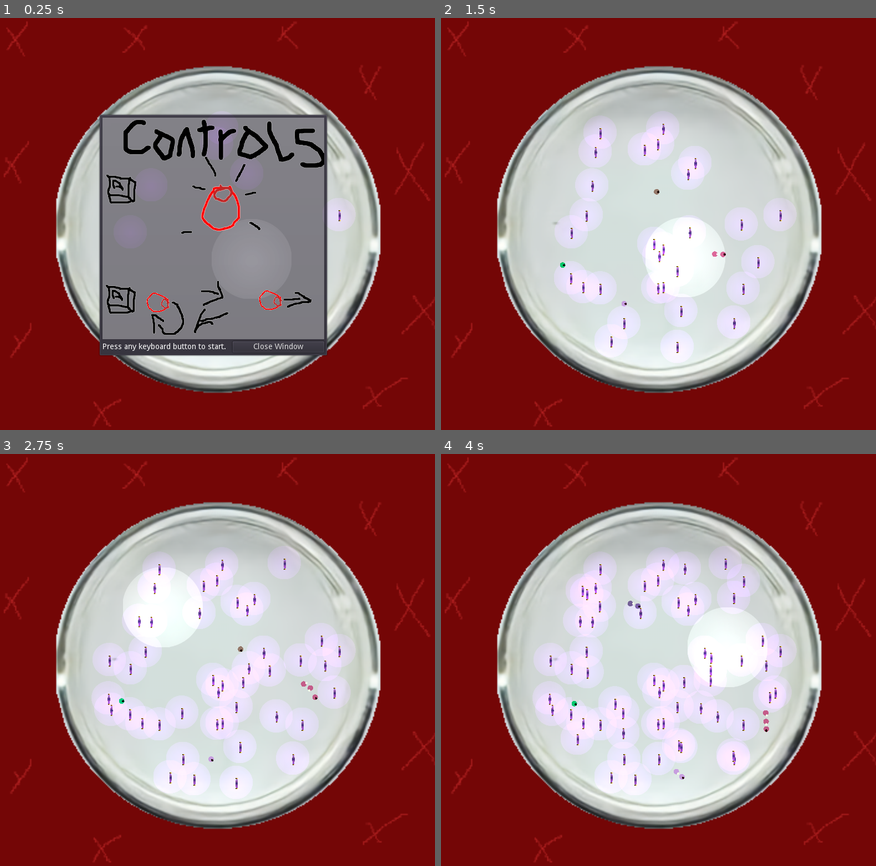
Above: before the commit, frames 1-4 (two rows, left to right).
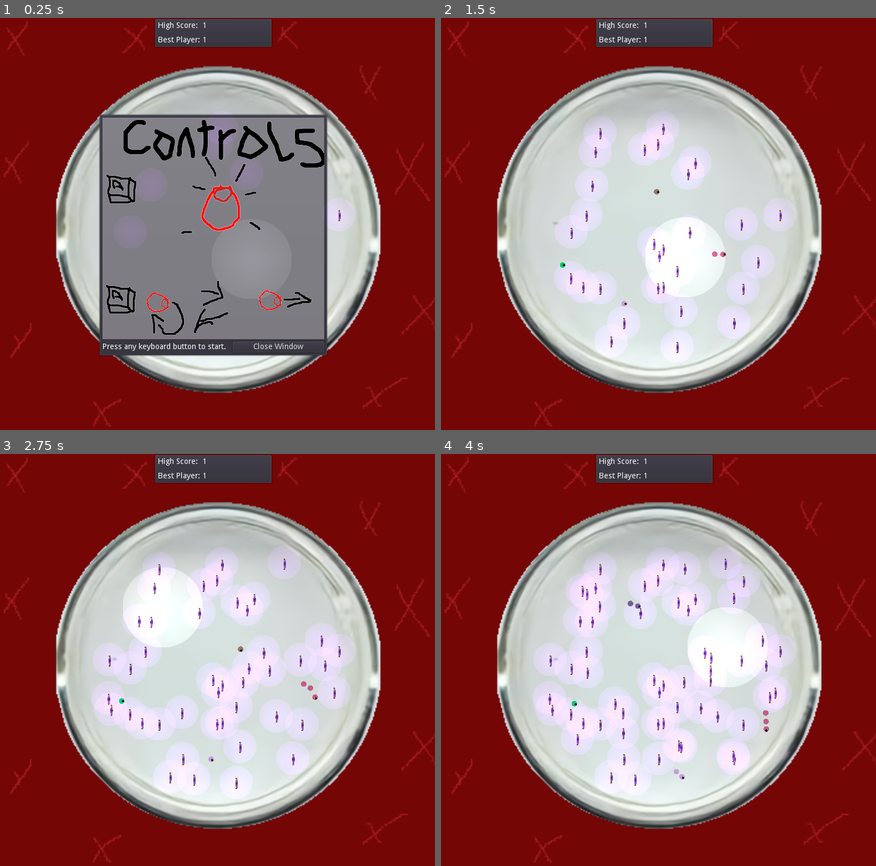
Above: after the commit, the same moments.

Repository: KaizNike/Wormies-Minus
Game: Godot game, scene res://src/Main/Main.tscn
The game is run twice, just before and just after one commit, with the same random seed, the same clock (stepped at 60 frames per second) and the same inputs.
Inputs (mouse positions are in pixels of both pictures, inside the frame that each line leads up to):
- Up to frame 1 (0.25 s): no input
- Up to frame 2 (1.5 s): tap Enter at 0.5 s; move the mouse to (749, 207) at 0.52 s; press the mouse at (749, 207) at 0.53 s; hold Up (ui_up) 0.53-1.28 s; move the mouse to (567, 248) at 1.27 s; release the mouse at (567, 248) at 1.28 s; hold Down (ui_down) from 1.28 s (still down); tap Middle mouse button (spawn_enemy) at 1.35 s
- Up to frame 3 (2.75 s): move the mouse to (256, 573) at 2.02 s; release Down (ui_down) at 2.03 s; press the mouse at (256, 573) at 2.03 s; hold Up (ui_up) from 2.03 s (still down)
- Up to frame 4 (4 s): move the mouse to (632, 750) at 2.77 s; release the mouse at (632, 750) at 2.78 s; tap Middle mouse button (spawn_enemy) at 2.85 s; move the mouse to (789, 725) at 3.52 s; release Up (ui_up) at 3.53 s; press the mouse at (789, 725) at 3.53 s; hold Down (ui_down) from 3.53 s (still down)

The runs differ from the first frame. In frame 1, 1.9% of the frame differs, in the area x 35-63%, y 0-8%; in frame 2, 1.9%; in frame 3, 1.9%; in frame 4, 1.9%, in the area x 35-76%, y 0-78%.

Commit message:
Score UI
Also removed the connector.

Diff:
--- a/Wormies Minus/src/Actors/Body.tscn
+++ b/Wormies Minus/src/Actors/Body.tscn
@@ -42,6 +42,7 @@
 occluder = SubResource( 3 )
 
 [node name="Connector" type="Sprite" parent="."]
+visible = false
 position = Vector2( 5, 0 )
 scale = Vector2( 0.01, 0.01 )
 texture = ExtResource( 1 )
--- a/Wormies Minus/src/Main/Main.tscn
+++ b/Wormies Minus/src/Main/Main.tscn
@@ -1,10 +1,11 @@
-[gd_scene load_steps=6 format=2]
+[gd_scene load_steps=7 format=2]
 
 [ext_resource path="res://src/Main/UI.tscn" type="PackedScene" id=1]
 [ext_resource path="res://src/Main/GameScene.tscn" type="PackedScene" id=2]
 [ext_resource path="res://Assets/breedingfrenzy.wav" type="AudioStream" id=3]
 [ext_resource path="res://src/Main/Main.gd" type="Script" id=4]
 [ext_resource path="res://Assets/feedingtime.wav" type="AudioStream" id=5]
+[ext_resource path="res://src/Main/ScoreUI.tscn" type="PackedScene" id=6]
 
 [node name="Main" type="Node"]
 script = ExtResource( 4 )
@@ -24,6 +25,8 @@
 [node name="EventTimer" type="Timer" parent="."]
 wait_time = 64.0
 
+[node name="ScoreUI" parent="." instance=ExtResource( 6 )]
+
 [connection signal="timeout" from="GameScene/EventDuration" to="." method="_on_EventDuration_timeout"]
 [connection signal="timeout" from="EventTimer" to="." method="_on_EventTimer_timeout"]
 
--- /dev/null
+++ b/Wormies Minus/src/Main/ScoreUI.tscn
@@ -0,0 +1,33 @@
+[gd_scene format=2]
+
+[node name="ScoreUI" type="Control"]
+anchor_right = 1.0
+__meta__ = {
+"_edit_use_anchors_": false
+}
+
+[node name="CenterContainer" type="CenterContainer" parent="."]
+anchor_right = 1.0
+
+[node name="PanelContainer" type="PanelContainer" parent="CenterContainer"]
+margin_left = 293.0
+margin_right = 507.0
+margin_bottom = 54.0
+
+[node name="VSplitContainer" type="VSplitContainer" parent="CenterContainer/PanelContainer"]
+margin_left = 7.0
+margin_top = 7.0
+margin_right = 207.0
+margin_bottom = 47.0
+
+[node name="TopLabel" type="Label" parent="CenterContainer/PanelContainer/VSplitContainer"]
+margin_right = 200.0
+margin_bottom = 14.0
+rect_min_size = Vector2( 200, 0 )
+text = "High Score:  1"
+
+[node name="BestLabel" type="Label" parent="CenterContainer/PanelContainer/VSplitContainer"]
+margin_top = 26.0
+margin_right = 200.0
+margin_bottom = 40.0
+text = "Best Player: 1"
